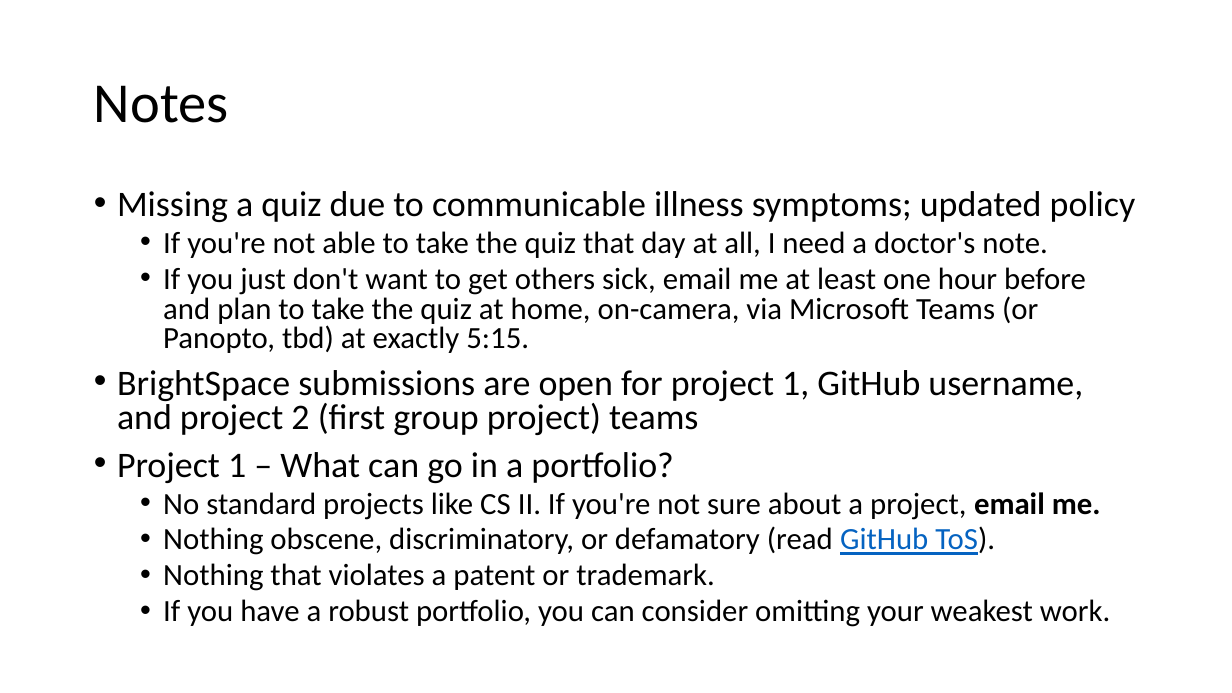
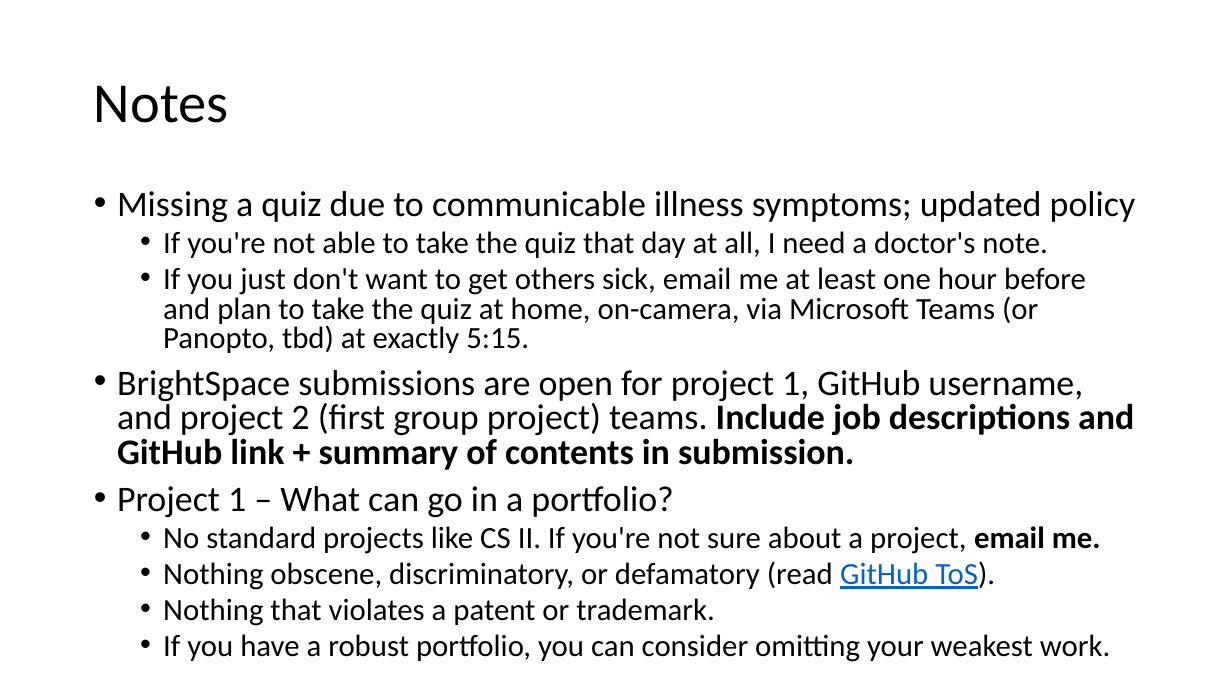
Before and after one commit to kilgallin/SWEF22, a slide deck: slide 2 of lectures/05-Tools.pptx. Drawn at 1232x693 pixels with LibreOffice and Linux fonts; fonts in the diff are those of the drawing. Boxes give left, top, right and bottom in pixels: in the first picture for what was removed or moved away, otherwise in the second. Text is boxed around its words. In the diff, an @@ line names an element or a change of style, - is before the commit and + after.

```diff
--- a/lectures/05-Tools.pptx
+++ b/lectures/05-Tools.pptx
@@ text at (x1=117, y1=370, x2=1134, y2=470): text changed @@
-• BrightSpace submissions are open for project 1, GitHub username, and project 2 (first group project) teams
+• BrightSpace submissions are open for project 1, GitHub username, and project 2 (first group project) teams. Include job descriptions and GitHub link + summary of contents in submission.
```
Also in this commit, not shown: 1 other slide changed, 1 other file.
